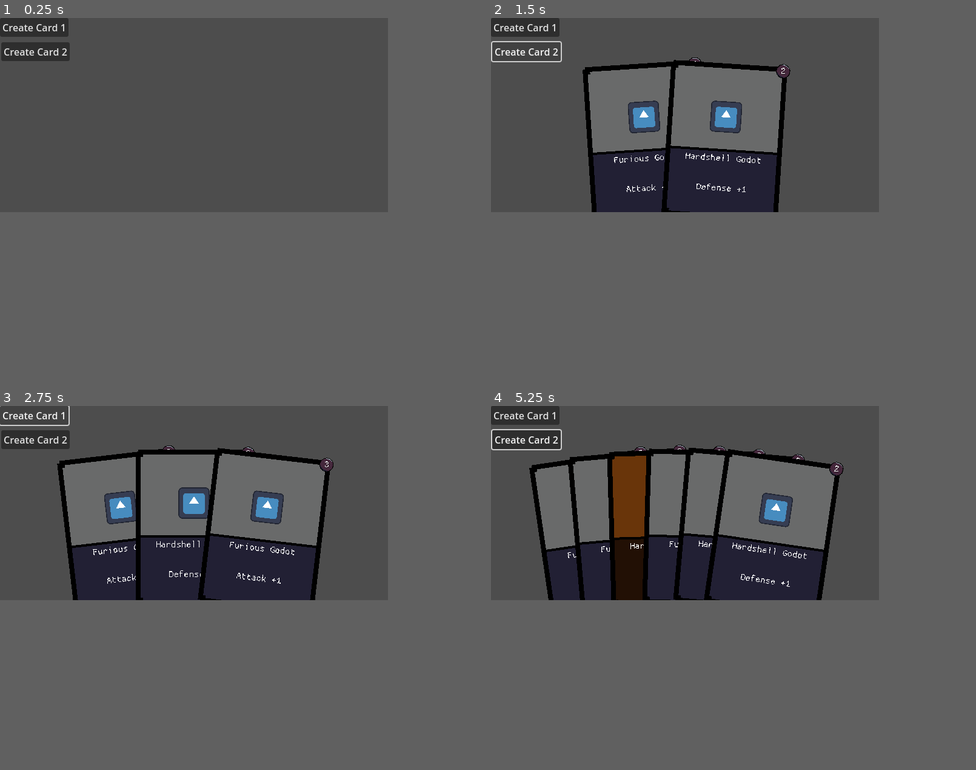
Above: before the commit, frames 1-4 (two rows, left to right).
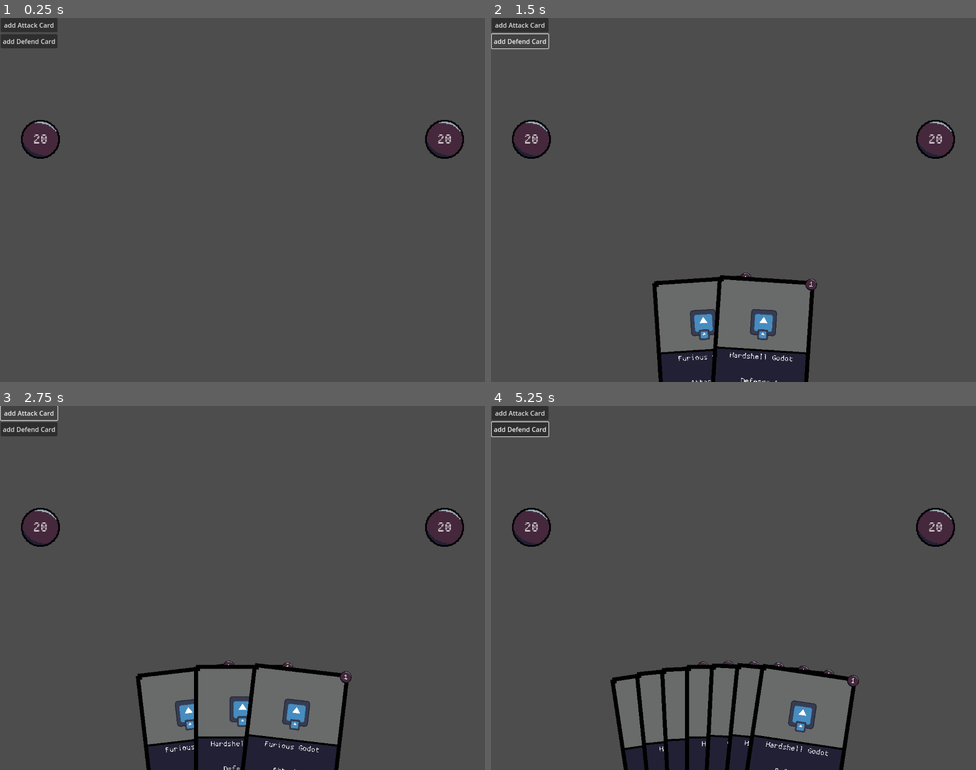
Above: after the commit, the same moments.

Repository: dantas-barreto/Projeto-Interdisciplinar-IFSP
Game: Godot game, scene res://Scenes/Main.tscn
Same seed, same stepped clock (60 frames per second), same inputs: the game is played once before the commit and once after it. Before the commit the project starts from res://Scenes/DeckInHand.tscn. The engine's default icon, where the game draws it, is replaced by a stand-in: a white triangle on a blue panel in a dark square.
Inputs (mouse positions are in pixels of both pictures, inside the frame that each line leads up to):
- Up to frame 1 (0.25 s): no input
- Up to frame 2 (1.5 s): click "Create Card 1" (after the commit: "add Attack Card") at 0.5 s; click "Create Card 2" (after the commit: "add Defend Card") at 1.25 s
- Up to frame 3 (2.75 s): click "Create Card 1" (after the commit: "add Attack Card") at 2 s
- Up to frame 4 (5.25 s): click "Create Card 2" (after the commit: "add Defend Card") at 2.75 s; click "Create Card 1" (after the commit: "add Attack Card") at 3.5 s; click "Create Card 2" (after the commit: "add Defend Card") at 4.25 s; tap Enter at 5 s; drag from (597, 533) to (704, 529) at 5.02 s
In our replay, the window is 640x320 before the commit and 800x600 after it. These sizes can differ from the game's own. Grey fills any space a smaller window leaves; there, only what the larger window draws over its background counts as a difference.

The runs differ from the first frame. In frame 1, 2.3% of the frame differs, in the area x 0-96%, y 0-39%; in frame 2, 27%; in frame 3, 34%; in frame 4, 40%, in the area x 0-96%, y 0-100%.

Commit message:
changes

Diff:
--- a/Scenes/Card.tscn
+++ b/Scenes/Card.tscn
@@ -24,7 +24,6 @@
 size = Vector2(485, 640)
 
 [node name="Card" type="Node2D"]
-scale = Vector2(0.4, 0.4)
 script = ExtResource("1_vh5a6")
 
 [node name="BaseCardSprite" type="Sprite2D" parent="."]
--- a/Scenes/Cards/AttackCard.tscn
+++ b/Scenes/Cards/AttackCard.tscn
@@ -1,16 +1,18 @@
-[gd_scene load_steps=4 format=3 uid="uid://fjugyi7q24yw"]
+[gd_scene load_steps=5 format=3 uid="uid://fjugyi7q24yw"]
 
-[ext_resource type="Script" path="res://Scripts/Cards/attack_card.gd" id="1_oh5e2"]
+[ext_resource type="Script" path="res://Scripts/Cards/usuable_card.gd" id="1_30kro"]
 [ext_resource type="PackedScene" uid="uid://c2weeh3iabe3x" path="res://Scenes/Card.tscn" id="1_upxq8"]
 [ext_resource type="Texture2D" uid="uid://dlnoqhfme3kmj" path="res://Sprites/icon.svg" id="2_6h1ad"]
+[ext_resource type="Script" path="res://Scripts/Cards/attack_action.gd" id="4_ypl5r"]
 
-[node name="AttackCard" type="Node2D"]
-script = ExtResource("1_oh5e2")
+[node name="AttackCard" type="Node2D" node_paths=PackedStringArray("action")]
+scale = Vector2(0.5, 0.5)
+script = ExtResource("1_30kro")
+action = NodePath("AttackAction")
 
 [node name="Card" parent="." node_paths=PackedStringArray("card_image") instance=ExtResource("1_upxq8")]
 card_name = "Furious Godot"
-card_description = "Attack +1"
-card_cost = 3
+card_description = "Attack 1"
 card_image = NodePath("../CardSprite")
 
 [node name="CardSprite" type="Sprite2D" parent="."]
@@ -18,5 +20,8 @@
 scale = Vector2(0.4, 0.4)
 texture = ExtResource("2_6h1ad")
 
+[node name="AttackAction" type="Node2D" parent="."]
+script = ExtResource("4_ypl5r")
+
 [connection signal="mouse_entered" from="Card" to="." method="_on_card_mouse_entered"]
 [connection signal="mouse_exited" from="Card" to="." method="_on_card_mouse_exited"]
--- a/Scenes/Cards/DefenseCard.tscn
+++ b/Scenes/Cards/DefenseCard.tscn
@@ -1,16 +1,18 @@
-[gd_scene load_steps=4 format=3 uid="uid://c00eowvehxoji"]
+[gd_scene load_steps=5 format=3 uid="uid://c00eowvehxoji"]
 
-[ext_resource type="Script" path="res://Scripts/Cards/defense_card.gd" id="1_i3u76"]
+[ext_resource type="Script" path="res://Scripts/Cards/usuable_card.gd" id="1_jew8j"]
 [ext_resource type="PackedScene" uid="uid://c2weeh3iabe3x" path="res://Scenes/Card.tscn" id="1_ys3u3"]
 [ext_resource type="Texture2D" uid="uid://dlnoqhfme3kmj" path="res://Sprites/icon.svg" id="2_phves"]
+[ext_resource type="Script" path="res://Scripts/Cards/defense_action.gd" id="4_vnsvf"]
 
-[node name="DefenseCard" type="Node2D"]
-script = ExtResource("1_i3u76")
+[node name="DefenseCard" type="Node2D" node_paths=PackedStringArray("action")]
+scale = Vector2(0.5, 0.5)
+script = ExtResource("1_jew8j")
+action = NodePath("DefenseAction")
 
 [node name="Card" parent="." node_paths=PackedStringArray("card_image") instance=ExtResource("1_ys3u3")]
 card_name = "Hardshell Godot"
-card_description = "Defense +1"
-card_cost = 2
+card_description = "Defense 1"
 card_image = NodePath("../CardSprite")
 
 [node name="CardSprite" type="Sprite2D" parent="."]
@@ -18,5 +20,8 @@
 scale = Vector2(0.4, 0.4)
 texture = ExtResource("2_phves")
 
+[node name="DefenseAction" type="Node2D" parent="."]
+script = ExtResource("4_vnsvf")
+
 [connection signal="mouse_entered" from="Card" to="." method="_on_card_mouse_entered"]
 [connection signal="mouse_exited" from="Card" to="." method="_on_card_mouse_exited"]
--- /dev/null
+++ b/Scenes/Character.tscn
@@ -0,0 +1,27 @@
+[gd_scene load_steps=5 format=3 uid="uid://fic5xepe6wyd"]
+
+[ext_resource type="Script" path="res://Scripts/character.gd" id="1_q7xjl"]
+[ext_resource type="Texture2D" uid="uid://dkyg52ghhrt2s" path="res://Sprites/BaseCost.png" id="2_b2303"]
+[ext_resource type="FontFile" uid="uid://c1u53jbejtdii" path="res://Fonts/ProggyCleanCENerdFont-Regular.ttf" id="3_lcbg7"]
+
+[sub_resource type="LabelSettings" id="LabelSettings_p52u1"]
+font = ExtResource("3_lcbg7")
+font_size = 20
+
+[node name="PlayerCharacter" type="Node2D"]
+position = Vector2(100, 170)
+script = ExtResource("1_q7xjl")
+
+[node name="Sprite2D" type="Sprite2D" parent="."]
+texture = ExtResource("2_b2303")
+
+[node name="HealthLabel" type="Label" parent="Sprite2D"]
+offset_left = -20.0
+offset_top = -11.0
+offset_right = 20.0
+offset_bottom = 12.0
+size_flags_horizontal = 4
+text = "100"
+label_settings = SubResource("LabelSettings_p52u1")
+horizontal_alignment = 1
+vertical_alignment = 1
--- a/Scenes/DeckInHand.tscn
+++ b/Scenes/DeckInHand.tscn
@@ -6,23 +6,25 @@
 [node name="DeckInHand" type="Node2D"]
 script = ExtResource("1_on1vr")
 
-[node name="CanvasLayer" type="CanvasLayer" parent="."]
-
-[node name="Hand" parent="CanvasLayer" instance=ExtResource("2_upw7c")]
-position = Vector2(320, 1200)
+[node name="Hand" parent="." instance=ExtResource("2_upw7c")]
+position = Vector2(600, 1900)
+hand_radius = 1100
 max_card_spread_angle = 7.5
 
 [node name="Button" type="Button" parent="."]
-offset_right = 113.0
-offset_bottom = 31.0
-text = "Create Card 1"
+offset_left = 2.0
+offset_right = 142.0
+offset_bottom = 35.0
+text = "add Attack Card"
 
 [node name="Button2" type="Button" parent="."]
 offset_left = 2.0
 offset_top = 40.0
-offset_right = 115.0
-offset_bottom = 71.0
-text = "Create Card 2"
+offset_right = 142.0
+offset_bottom = 75.0
+text = "add Defend Card
+"
 
+[connection signal="card_activated" from="Hand" to="." method="_on_hand_card_activated"]
 [connection signal="pressed" from="Button" to="." method="_on_button_pressed"]
 [connection signal="pressed" from="Button2" to="." method="_on_button_2_pressed"]
--- a/Scenes/Hand.tscn
+++ b/Scenes/Hand.tscn
@@ -4,11 +4,12 @@
 [ext_resource type="PackedScene" uid="uid://fjugyi7q24yw" path="res://Scenes/Cards/AttackCard.tscn" id="2_2ed5h"]
 
 [sub_resource type="CircleShape2D" id="CircleShape2D_bc4cf"]
-radius = 1000.0
+radius = 1100.0
 
 [node name="Hand" type="Node2D"]
 script = ExtResource("1_odppp")
 angle_limit = 20.0
+max_card_spread_angle = 5.0
 
 [node name="TestCard" parent="." instance=ExtResource("2_2ed5h")]
 visible = false
--- a/Scenes/Main.tscn
+++ b/Scenes/Main.tscn
@@ -1,9 +1,22 @@
-[gd_scene load_steps=2 format=3 uid="uid://b4kxd1afo5m68"]
+[gd_scene load_steps=4 format=3 uid="uid://b4kxd1afo5m68"]
 
+[ext_resource type="Script" path="res://Scripts/main.gd" id="1_1kloo"]
+[ext_resource type="PackedScene" uid="uid://fic5xepe6wyd" path="res://Scenes/Character.tscn" id="1_fwshs"]
 [ext_resource type="PackedScene" uid="uid://b38wveyi7a4c7" path="res://Scenes/DeckInHand.tscn" id="1_v0gtk"]
 
 [node name="Main" type="Node2D"]
+script = ExtResource("1_1kloo")
 
 [node name="MainScreen" type="Node2D" parent="."]
 
+[node name="PlayerCharacter" parent="MainScreen" instance=ExtResource("1_fwshs")]
+position = Vector2(100, 300)
+scale = Vector2(2, 2)
+
+[node name="EnemyCharacter" parent="MainScreen" instance=ExtResource("1_fwshs")]
+position = Vector2(1100, 300)
+scale = Vector2(2, 2)
+
 [node name="DeckInHand" parent="." instance=ExtResource("1_v0gtk")]
+
+[connection signal="card_activated" from="DeckInHand" to="." method="_on_deck_in_hand_card_activated"]
--- /dev/null
+++ b/Scripts/Cards/attack_action.gd
@@ -0,0 +1,5 @@
+extends Node2D
+
+func activate(game_state: Dictionary):
+	game_state.get("character").spend_health(1)
+	game_state.get("targets")[0].take_damage(1)
--- /dev/null
+++ b/Scripts/Cards/defense_action.gd
@@ -0,0 +1,4 @@
+extends Node2D
+
+func activate(game_state: Dictionary):
+	pass
--- a/Scripts/Cards/defense_card.gd
+++ /dev/null
@@ -1,22 +0,0 @@
-extends Node2D
-
-signal mouse_entered(card: Card)
-signal mouse_exited(card: Card)
-
-func _ready():
-	pass
-
-func _process(_delta):
-	pass
-
-func highlight():
-	$Card.highlight()
-
-func unhighlight():
-	$Card.unhighlight()
-
-func _on_card_mouse_entered(card: Card):
-	mouse_entered.emit(self)
-
-func _on_card_mouse_exited(card: Card):
-	mouse_exited.emit(self)
--- a/Scripts/Cards/attack_card.gd
+++ b/Scripts/Cards/usuable_card.gd
@@ -1,7 +1,9 @@
-extends Node2D
+class_name UsableCard extends Node2D
 
 signal mouse_entered(card: Card)
 signal mouse_exited(card: Card)
+
+@export var action: Node2D
 
 func _ready():
 	pass
@@ -20,3 +22,6 @@
 
 func _on_card_mouse_exited(card: Card):
 	mouse_exited.emit(self)
+
+func activate(game_state: Dictionary):
+	action.activate(game_state)
--- a/Scripts/card.gd
+++ b/Scripts/card.gd
@@ -40,7 +40,6 @@
 func activate():
 	pass
 
-# Called every frame. 'delta' is the elapsed time since the previous frame.
 func _process(delta):
 	_update_graphics()
 
@@ -51,4 +50,4 @@
 	mouse_exited.emit(self)
 
 func _on_area_2d_input_event(viewport, event, shape_idx):
-	pass # Replace with function body.
+	pass
--- /dev/null
+++ b/Scripts/character.gd
@@ -0,0 +1,26 @@
+@tool
+class_name Character extends Node2D
+
+@export var health: int = 20
+
+@onready var health_label: Label = $Sprite2D/HealthLabel
+
+func set_health_value(_health: int):
+	health = _health
+	update_health_value()
+
+func update_health_value():
+	if health_label.get_text() != str(health):
+		health_label.set_text(str(health))
+
+func spend_health(amount: int):
+	health -= amount
+
+func take_damage(amount: int):
+	health -= amount
+
+func _ready() -> void:
+	set_health_value(health)
+
+func _process(delta: float) -> void:
+	update_health_value()
--- a/Scripts/deck_in_hand.gd
+++ b/Scripts/deck_in_hand.gd
@@ -1,24 +1,25 @@
 extends Node2D
+
+signal card_activated(card: UsableCard)
 
 @onready var attackCardScene: PackedScene = preload("res://Scenes/Cards/AttackCard.tscn")
 @onready var defendCardScene: PackedScene = preload("res://Scenes/Cards/DefenseCard.tscn")
 
-@onready var hand: Hand = $CanvasLayer/Hand
-# Called when the node enters the scene tree for the first time.
+@onready var hand: Hand = $Hand
+
 func _ready():
-	pass # Replace with function body.
+	pass
 
-
-# Called every frame. 'delta' is the elapsed time since the previous frame.
 func _process(delta):
 	pass
-
 
 func _on_button_pressed():
 	var attackCard = attackCardScene.instantiate()
 	hand.add_card(attackCard)
 
-
 func _on_button_2_pressed():
 	var defendCard = defendCardScene.instantiate()
 	hand.add_card(defendCard)
+
+func _on_hand_card_activated(card: UsableCard) -> void:
+	card_activated.emit(card)
--- a/Scripts/hand.gd
+++ b/Scripts/hand.gd
@@ -1,10 +1,12 @@
 @tool
 class_name Hand extends Node2D
+
+signal card_activated(card: UsableCard)
 
 @export var hand_radius: int = 1000
 @export var card_angle: float = -90
 @export var angle_limit: float = 25
-@export var max_card_spread_angle: float = 5
+@export var max_card_spread_angle: float = 2.5
 
 @onready var test_card = $TestCard
 @onready var collision_shape: CollisionShape2D = $DebugShape
@@ -51,16 +53,15 @@
 func _handle_card_untouched(card):
 	touched.remove_at(touched.find(card))
 
-# Called when the node enters the scene tree for the first time.
 func _ready():
-	pass # Replace with function body.
+	pass
 
 func _input(event):
 	if event.is_action_pressed("mouse_click_left") && current_selected_card_index >= 0:
 		var card = remove_card(current_selected_card_index)
+		card_activated.emit(card)
 		current_selected_card_index = -1
 
-# Called every frame. 'delta' is the elapsed time since the previous frame.
 func _process(delta):
 	for card in hand:
 		current_selected_card_index = -1
--- /dev/null
+++ b/Scripts/main.gd
@@ -0,0 +1,13 @@
+extends Node2D
+
+func _ready() -> void:
+	pass
+
+func _process(delta: float) -> void:
+	pass
+
+func _on_deck_in_hand_card_activated(card: UsableCard) -> void:
+	card.activate({
+		"caster": $MainScreen/PlayerCharacter,
+		"targets": [$MainScreen/EnemyCharacter]
+	})
--- a/project.godot
+++ b/project.godot
@@ -11,15 +11,16 @@
 [application]
 
 config/name="Game Jam Project"
-run/main_scene="res://Scenes/DeckInHand.tscn"
+run/main_scene="res://Scenes/Main.tscn"
 config/features=PackedStringArray("4.3", "Forward Plus")
 config/icon="res://Sprites/icon.svg"
 
 [display]
 
-window/size/viewport_width=640
-window/size/viewport_height=320
-window/size/mode=2
+window/size/viewport_width=1200
+window/size/viewport_height=900
+window/stretch/mode="viewport"
+window/stretch/aspect="ignore"
 
 [editor_plugins]
 
